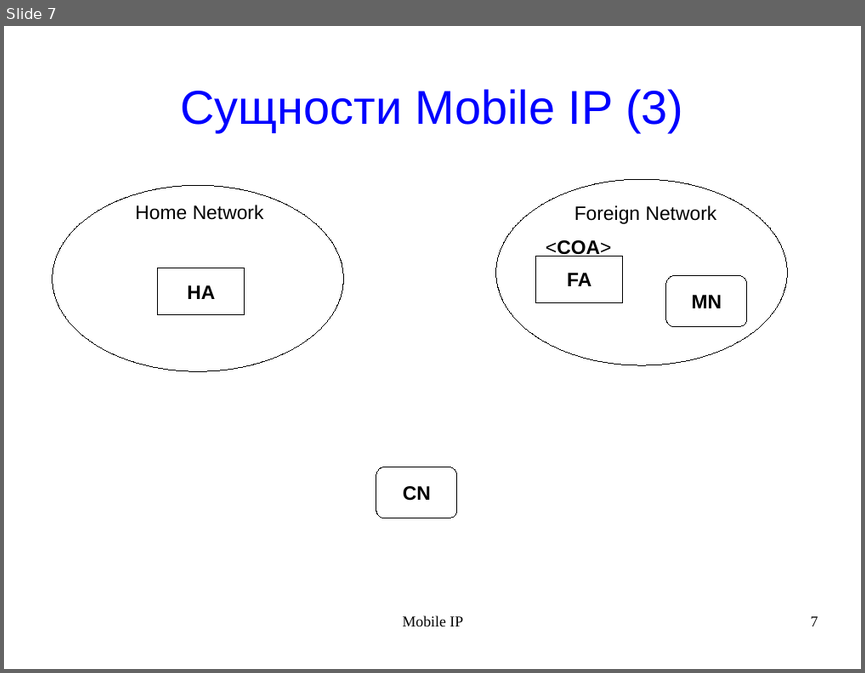
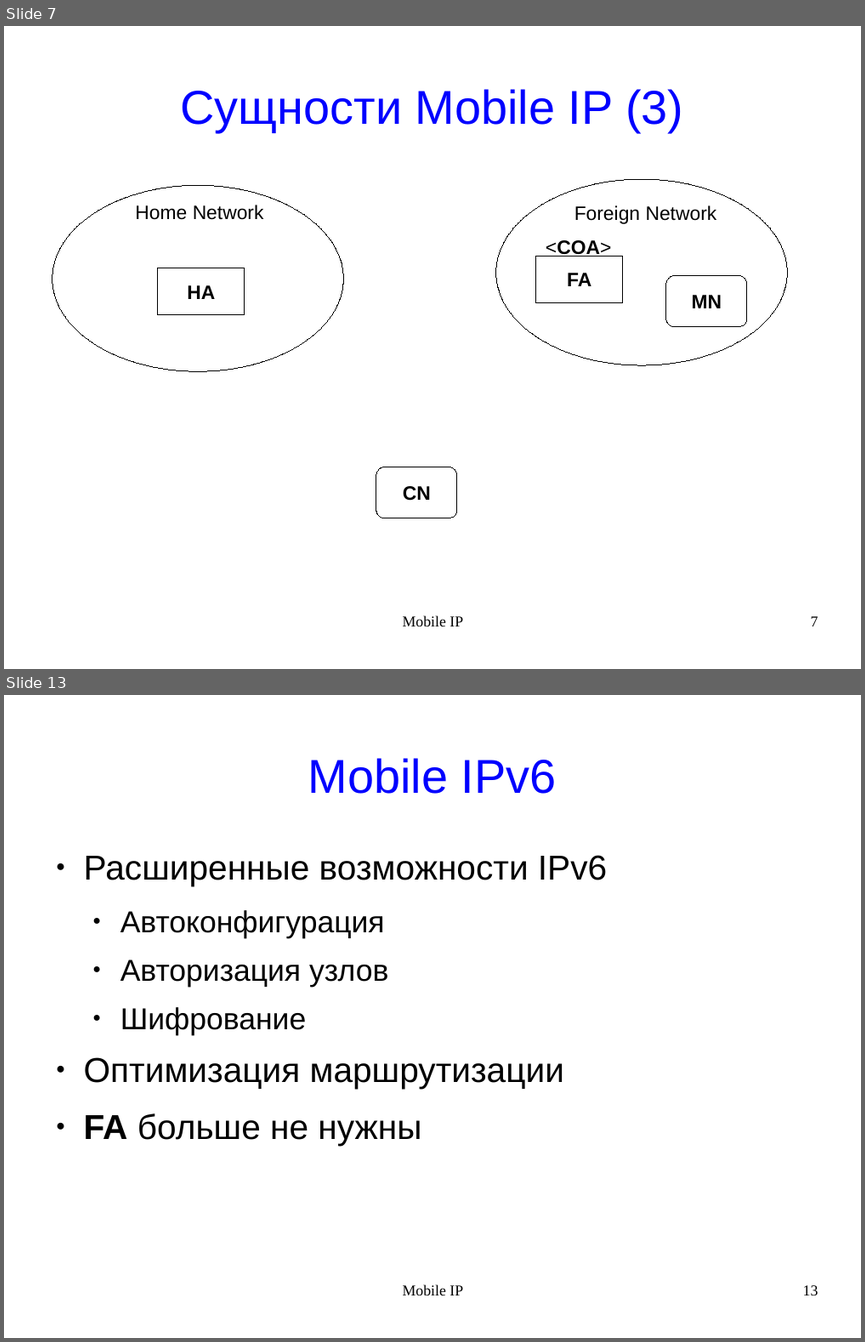
Before and after one commit to rutsky/semester10, a slide deck: Computer_networks/MobileIP/MobileIP.odp. Shown one above the other, each under a label of ours: slide 7 before the commit, slides 7 and 13 after it; the slides between them are not shown. The pictures are 865x673 and 865x1342 pixels, drawn with LibreOffice and Linux fonts; fonts in the diff are those of the drawing. Boxes give left, top, right and bottom in pixels: in the first picture for what was removed or moved away, otherwise in the second. Text is boxed around its words. In the diff, an @@ line names an element or a change of style, - is before the commit and + after.

Commit message:
MobileIP: Presentation ready

```diff
--- a/Computer_networks/MobileIP/MobileIP.odp
+++ b/Computer_networks/MobileIP/MobileIP.odp
@@ slide 13 added at (x1=4, y1=695, x2=861, y2=1338), background #FFFFFF @@
@@ title added at (x1=308, y1=758, x2=556, y2=794), 44 pt, text #0000FF @@
+Mobile IPv6
@@ text added at (x1=84, y1=855, x2=607, y2=1145), 32 pt, text #000000 @@
+● Расширенные возможности IPv6
+  ● Автоконфигурация
+  ● Авторизация узлов
+  ● Шифрование
+● Оптимизация маршрутизации
+● FA больше не нужны
@@ text added at (x1=403, y1=1284, x2=463, y2=1295), 14 pt, text #000000 @@
+Mobile IP
@@ page number added at (x1=803, y1=1285, x2=818, y2=1295), 14 pt, text #000000 @@
+13
```
Also in this commit, not shown: 4 slides changed, 2 other slides added.
